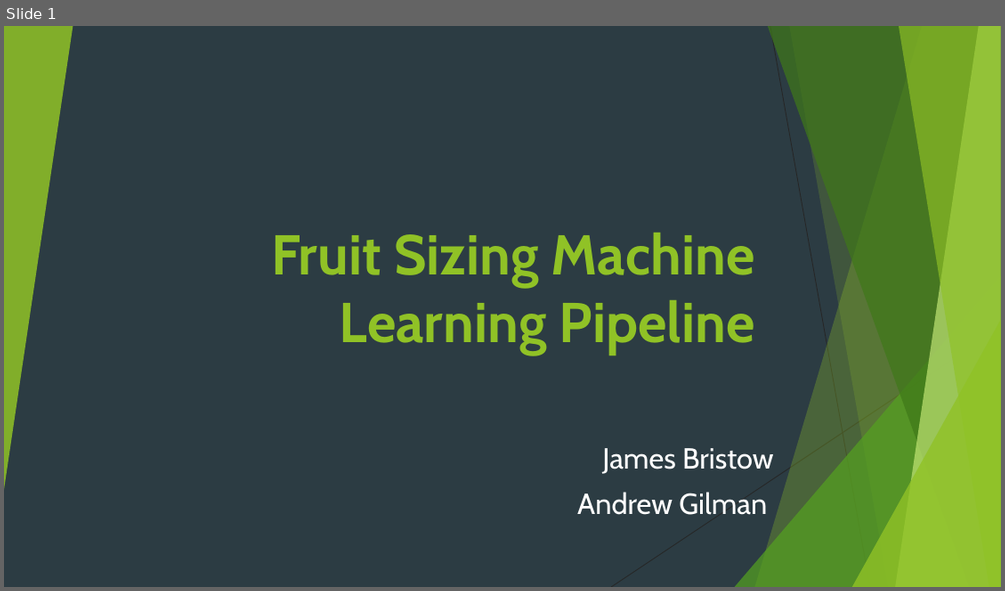
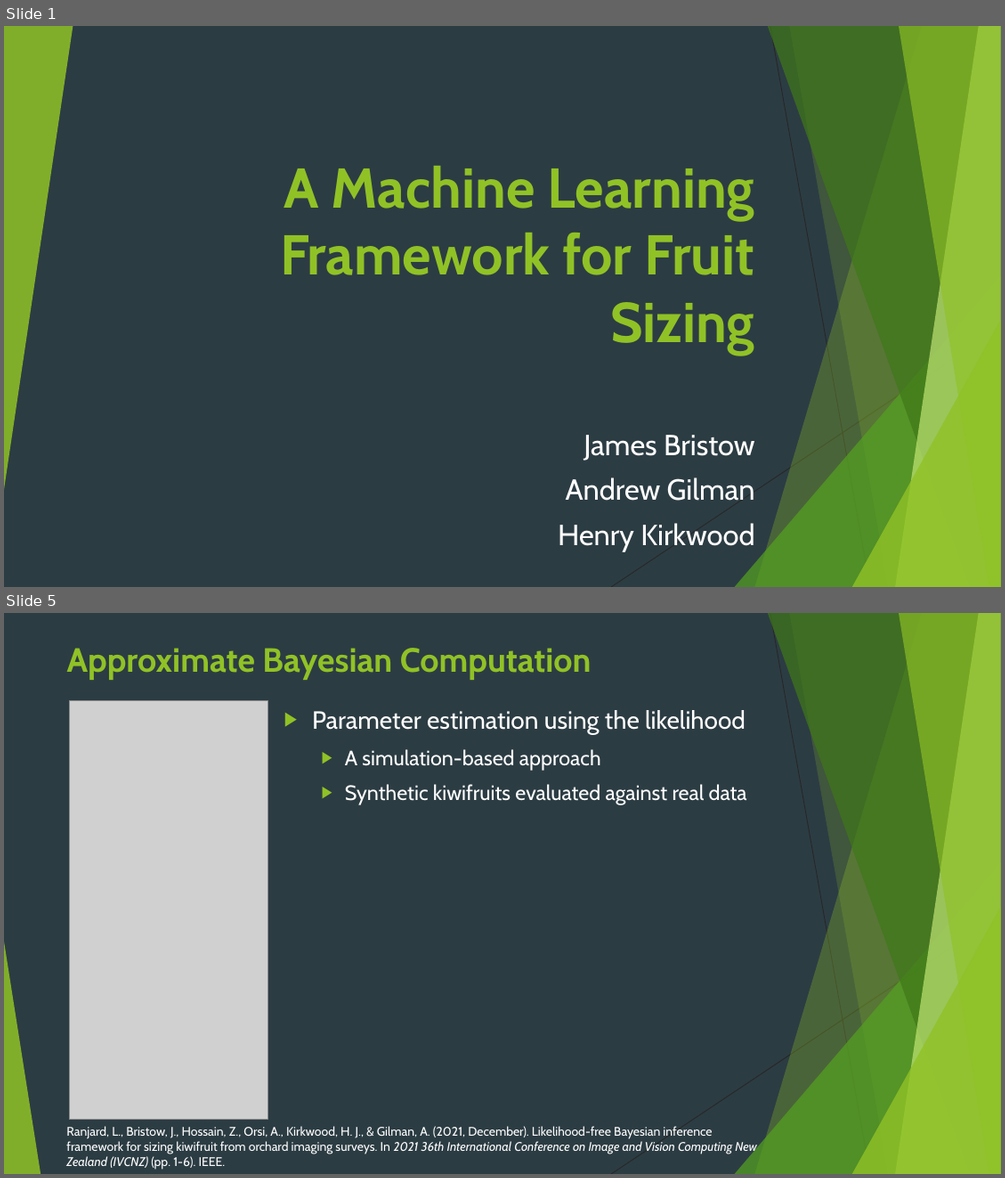
Before and after one commit to JBris/ml_pipeline, a slide deck: resources/ml_pipeline.pptx. Shown one above the other, each under a label of ours: slide 1 before the commit, slides 1 and 5 after it; the slides between them are not shown. The pictures are 1005x591 and 1005x1178 pixels, drawn with LibreOffice and Linux fonts; fonts in the diff are those of the drawing; grey boxes stand for pictures; background and template pictures are left out. Boxes give left, top, right and bottom in pixels: in the first picture for what was removed or moved away, otherwise in the second. Text is boxed around its words. In the diff, an @@ line names an element or a change of style, - is before the commit and + after.

```diff
--- a/resources/ml_pipeline.pptx
+++ b/resources/ml_pipeline.pptx
@@ slide 5 added at (x1=4, y1=613, x2=1001, y2=1174), background #2C3C43; not listed: 9 template elements that a slide beside it also shows @@
@@ title added at (x1=67, y1=648, x2=591, y2=680), 32.4 pt, text #90C226, bold @@
+Approximate Bayesian Computation
@@ picture added at (x1=69, y1=700, x2=267, y2=1119) @@
@@ text added at (x1=312, y1=710, x2=747, y2=805), 20 pt, text #FFFFFF @@
+▶ Parameter estimation using the likelihood
+  ▶ A simulation-based approach
+  ▶ Synthetic kiwifruits evaluated against real data
@@ triangle added at (x1=4, y1=941, x2=40, y2=1174), fill #90C226 at 85% opacity @@
@@ text added at (x1=66, y1=1126, x2=757, y2=1169), 12 pt, text #FFFFFF @@
+Ranjard, L., Bristow, J., Hossain, Z., Orsi, A., Kirkwood, H. J., & Gilman, A. (2021, December). Likelihood-free Bayesian inference framework for sizing kiwifruit from orchard imaging surveys. In 2021 36th International Conference on Image and Vision Computing New Zealand (IVCNZ) (pp. 1-6). IEEE.
@@ slide 1 changed as well @@
@@ title at (x1=280, y1=166, x2=755, y2=354): text changed @@
-Fruit Sizing Machine Learning Pipeline
+A Machine Learning Framework for Fruit Sizing
@@ subtitle "James Bristow" moved from (x1=577, y1=448, x2=774, y2=515) to (x1=558, y1=435, x2=755, y2=552) @@
@@ subtitle at (x1=558, y1=523, x2=754, y2=552): paragraph added @@
+Henry Kirkwood
```
Also in this commit, not shown: 5 other slides changed, 10 other slides added, 4 slides removed, 7 other files.
